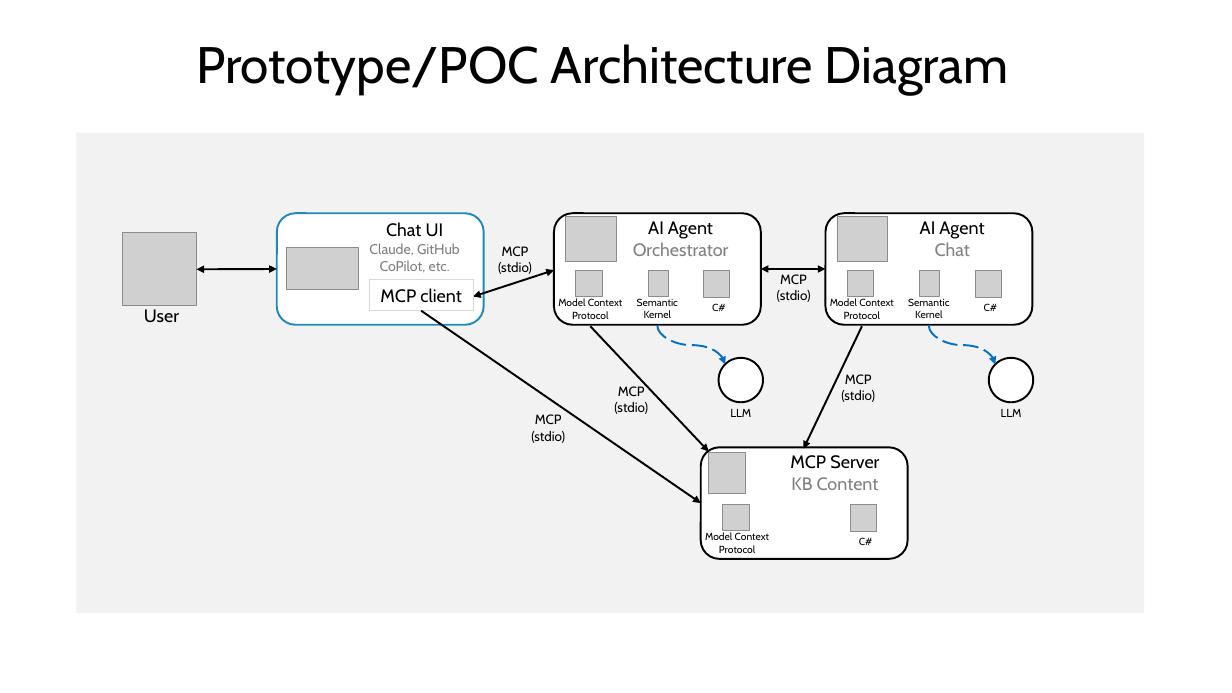
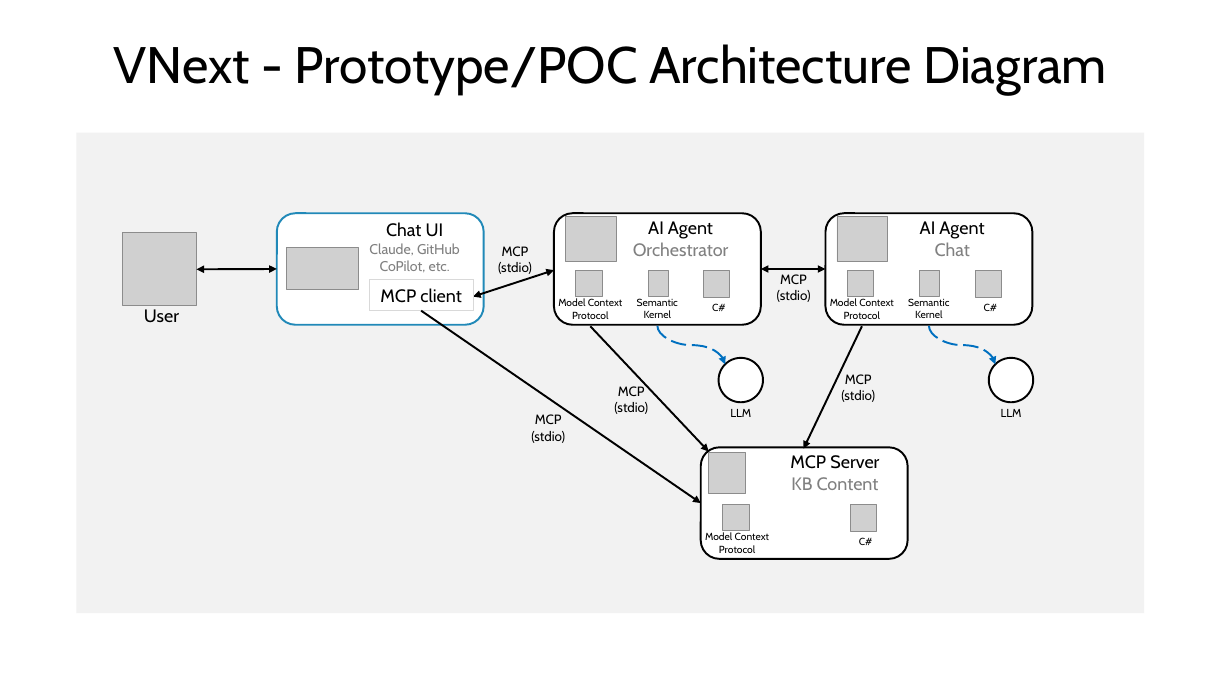
Before and after one commit to CESARDELATORRE/spec-driven-vibe-coding-challenge, a slide deck: slide 2 of docs/simplified-directions/Prototype-Architecture-Diagrams.pptx (slide 1 before the commit). Drawn at 1232x693 pixels with LibreOffice and Linux fonts; fonts in the diff are those of the drawing; grey boxes stand for pictures; background and template pictures are left out. Boxes give left, top, right and bottom in pixels: in the first picture for what was removed or moved away, otherwise in the second. Text is boxed around its words. In the diff, an @@ line names an element or a change of style, - is before the commit and + after.

Commit message:
Updates in Architecture diagrams

```diff
--- a/docs/simplified-directions/Prototype-Architecture-Diagrams.pptx
+++ b/docs/simplified-directions/Prototype-Architecture-Diagrams.pptx
@@ title at bbox=[114, 44, 1107, 94]: text changed @@
-Prototype/POC Architecture Diagram
+VNext - Prototype/POC Architecture Diagram
```
Also in this commit, not shown: 1 slide added.
